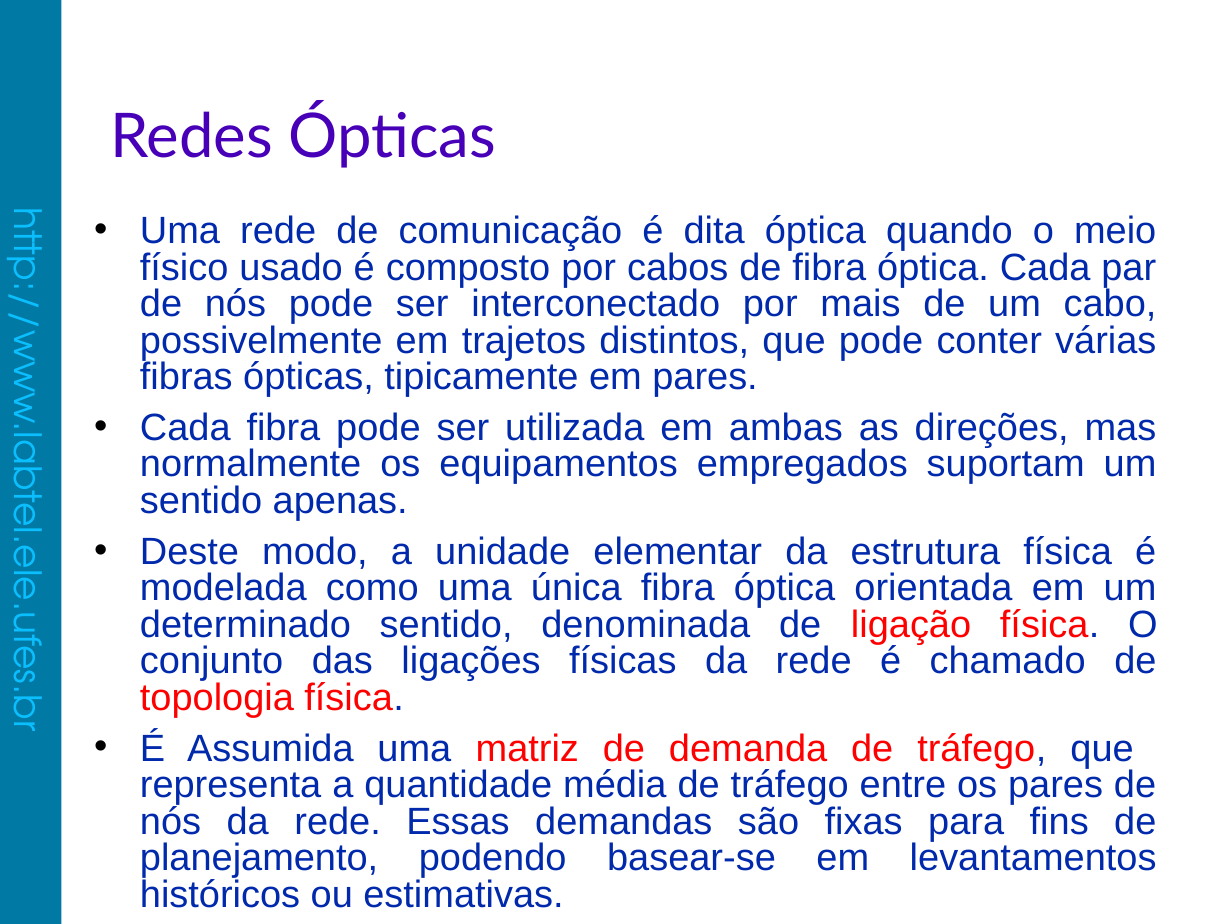
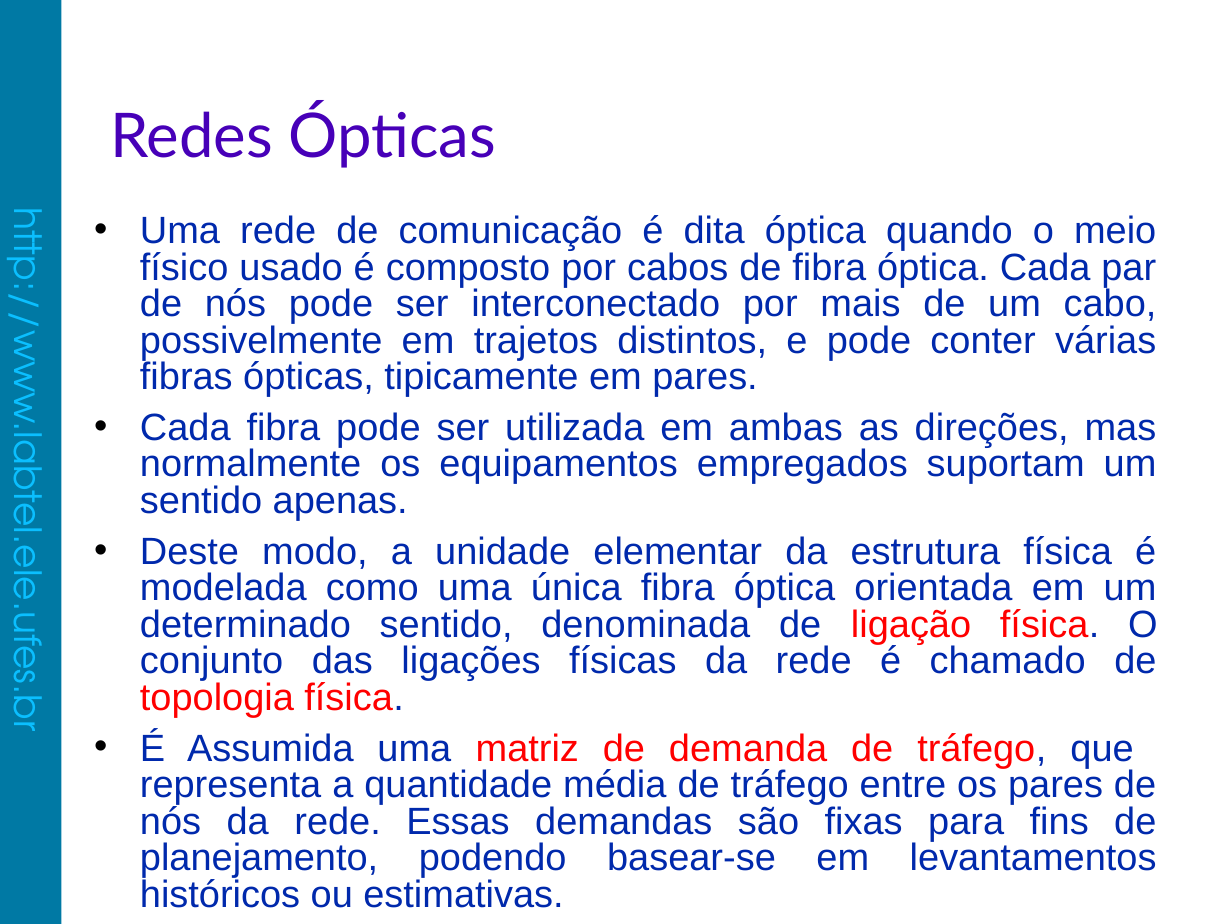
Before and after one commit to fabiolimath/twa, a slide deck: slide 3 of dissertacao/apresentacao/FabioLima-Apresentacao.odp. Drawn at 1232x924 pixels with LibreOffice and Linux fonts; fonts in the diff are those of the drawing; background and template pictures are left out. Boxes give left, top, right and bottom in pixels: in the first picture for what was removed or moved away, otherwise in the second. Text is boxed around its words. In the diff, an @@ line names an element or a change of style, - is before the commit and + after.

```diff
--- a/dissertacao/apresentacao/FabioLima-Apresentacao.odp
+++ b/dissertacao/apresentacao/FabioLima-Apresentacao.odp
@@ text at (x1=140, y1=215, x2=1157, y2=396): text changed @@
-• Uma rede de comunicação é dita óptica quando o meio físico usado é composto por cabos de fibra óptica. Cada par de nós pode ser interconectado por mais de um cabo, possivelmente em trajetos distintos, que pode conter várias fibras ópticas, tipicamente em pares.
+• Uma rede de comunicação é dita óptica quando o meio físico usado é composto por cabos de fibra óptica. Cada par de nós pode ser interconectado por mais de um cabo, possivelmente em trajetos distintos, e pode conter várias fibras ópticas, tipicamente em pares.
```
Also in this commit, not shown: 9 other slides changed, 1 other file.
